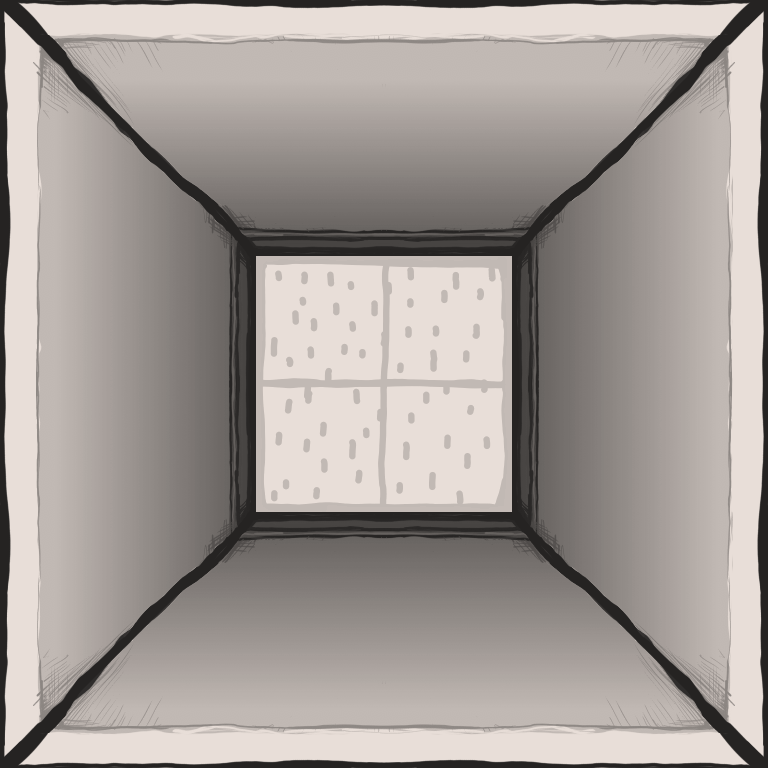
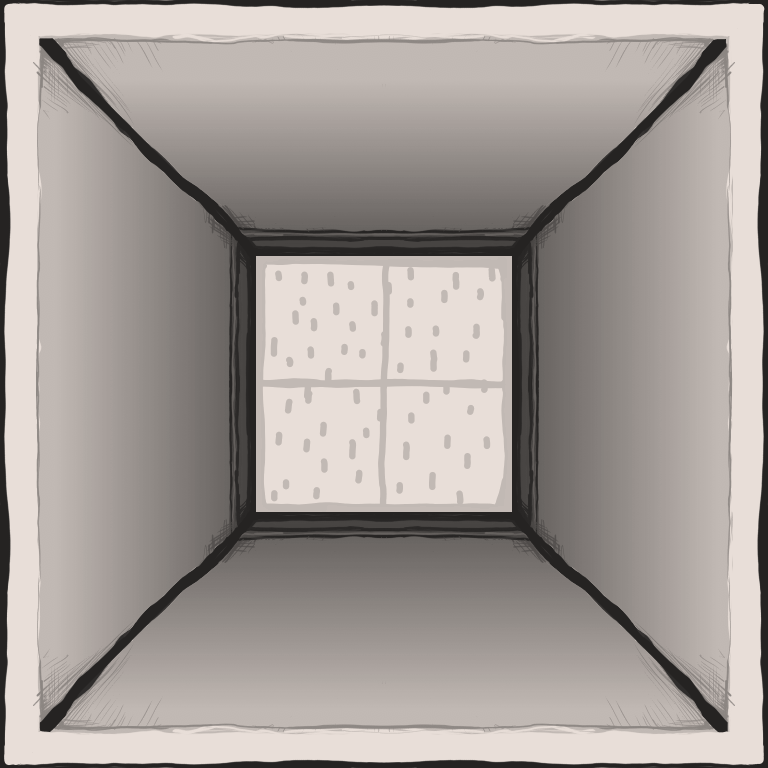
The second w=768, h=768 image is a revision of the first. Changes to its layers:
painted on "Paint Layer 2" over [4, 3, 765, 766]
painted on "Paint Layer 1" (1st of 2) over [4, 3, 765, 766]
painted on "WallShading" over [4, 3, 765, 766]
painted on "Base" over [4, 3, 765, 766]
